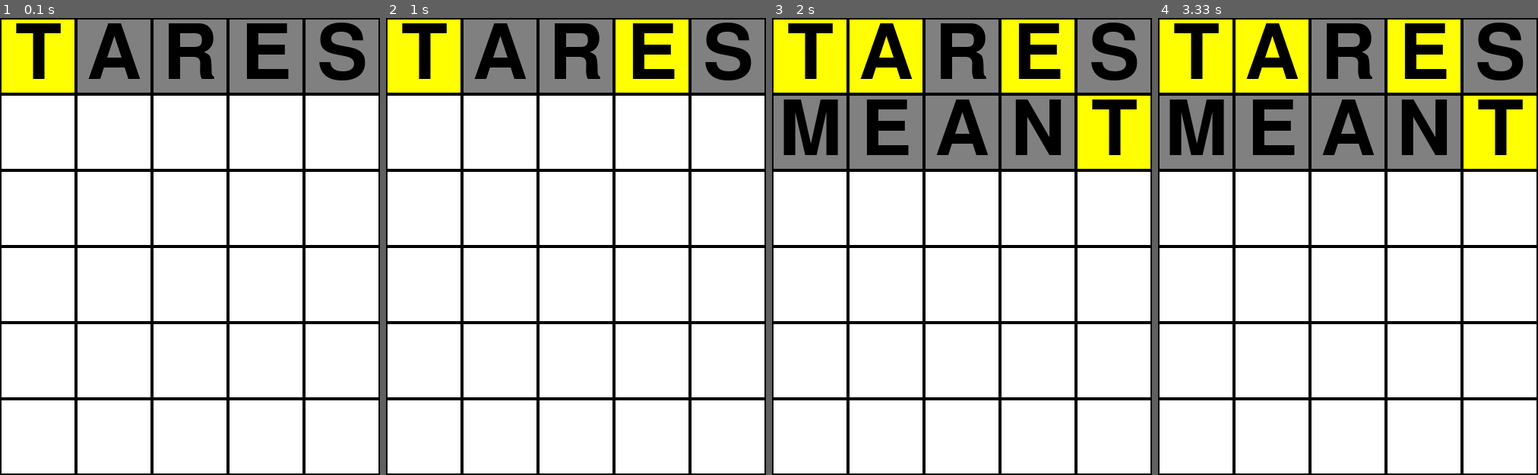
Above: before the commit, frames 1-4 (left to right).
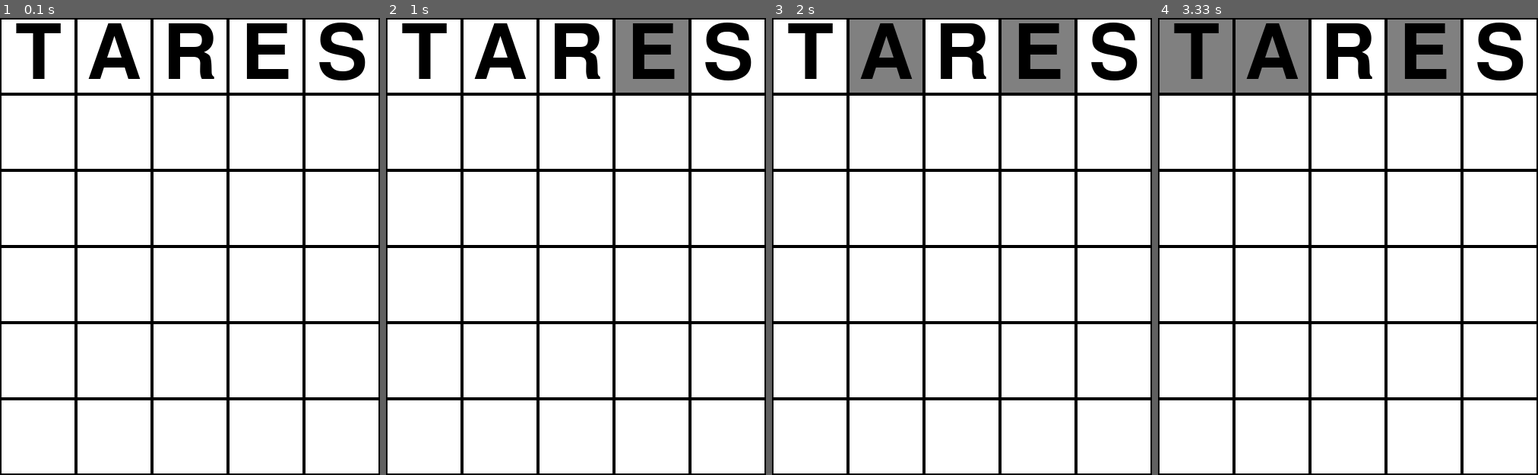
Above: after the commit, the same moments.

Repository: SamuelBanfield/wordleBot
Game: pygame game, started from run.py
Same seed, same stepped clock (60 frames per second), same inputs: the game is played once before the commit and once after it.
Inputs (mouse positions are in pixels of both pictures, inside the frame that each line leads up to):
- Up to frame 1 (0.1 s): no input
- Up to frame 2 (1 s): press the mouse at (576, 273) at 0.37 s; move the mouse to (530, 264) at 0.47 s; release the mouse at (484, 251) at 0.6 s; click (633, 86) at 0.73 s
- Up to frame 3 (2 s): click (863, 77) at 1.07 s; tap Enter at 1.83 s
- Up to frame 4 (3.33 s): click (1234, 91) at 2.9 s

The runs differ from the first frame. In frame 1, 12% of the frame differs, in the area x 0-100%, y 0-17%; in frame 2, 12%; in frame 3, 27%, in the area x 0-100%, y 0-33%; in frame 4, 27%.

Commit message:
Pull out UI subclass to separate file

Diff:
--- a/bot/game.py
+++ b/bot/game.py
@@ -28,15 +28,14 @@
 
 
 class GameObject:
-	def __init__(self, answer, mode = 0):
-		self.mode = mode
+	def __init__(self, answer):
 		self.answer = answer
 		self.guesses = ['' for _ in range(6)] #matrix for showing the current guesses, updates livetime with key presses
-		self.colourings = [[-1, -1, -1, -1, -1] for x in range(6)] #colourings update row by row as guesses are made
+		self.colourings = [[-1, -1, -1, -1, -1] for _ in range(6)] #colourings update row by row as guesses are made
 		self.current_guess = 0
 
 	def guess(self, guess):
 		self.guesses[self.current_guess] = guess
-		if self.mode == 0:
+		if self.answer:
 			self.colourings[self.current_guess] = compare_words(guess, self.answer)
 		self.current_guess += 1
--- /dev/null
+++ b/bot/pygame_ui.py
@@ -0,0 +1,82 @@
+import random, pygame, sys
+from pygame.locals import *
+
+from .game import GameObject, generate_word_list
+
+WHITE = (255, 255, 255)
+GREY = (128, 128, 128)
+BLACK = (0, 0, 0)
+YELLOW = (255, 255, 0)
+GREEN = (0, 255, 0)
+
+COLOUR_DICT = {
+    -1: WHITE,
+    0: GREY,
+    1: YELLOW,
+    2: GREEN,
+}
+
+WORDLIST_FILE = "wordlists/5letterwords.txt" # Choose text file to generate word from
+
+class PygameWordleUI:
+
+    def __init__(self, word=None, fps = 20, square_size = 100):
+        pygame.init()
+        self.game = GameObject(word)
+        self.square_size = square_size
+        self.font = pygame.font.Font(pygame.font.get_default_font(), square_size)
+        self.dimensions = (5 * self.square_size, 6 * self.square_size)
+        self.screen = pygame.display.set_mode(self.dimensions)
+        self.screen.fill(WHITE)
+        self.clock = pygame.time.Clock()
+        self.fps = fps
+        self.typed_word = None if word is None else ''
+
+    def run(self):
+        while True:
+            self.handle_events()
+            self.draw_screen()
+            self.clock.tick(self.fps)
+
+    def handle_events(self):
+        for event in pygame.event.get():
+            if event.type == QUIT:
+                pygame.quit()
+                sys.exit()
+            self.handle_event(event)
+
+    def handle_event(self, event):
+        return
+
+    def draw_screen(self):
+        self.screen.fill(WHITE)
+        self.draw_guesses()
+        self.draw_grid()
+        pygame.display.flip()
+
+    def draw_guesses(self):
+        guesses_including_typed = [word for word in self.game.guesses if word] + ([self.typed_word] if self.typed_word is not None else [])
+        for guess_position, guess in enumerate(guesses_including_typed):
+            for letter_index, letter in enumerate(guess):
+                letter_image = self.font.render(letter.upper(), True, BLACK)
+                letter_rect = letter_image.get_rect()
+                letter_rect.center = (
+                    self.square_size // 2 + letter_index * self.square_size,
+                    self.square_size // 2 + guess_position * self.square_size
+                )
+                pygame.draw.rect(
+                    self.screen,
+                    COLOUR_DICT[self.game.colourings[guess_position][letter_index] if guess_position < len(self.game.colourings) else -1],
+                    pygame.Rect(letter_index * self.square_size, guess_position * self.square_size, self.square_size, self.square_size)
+                )
+                self.screen.blit(letter_image, letter_rect)
+
+    def draw_grid(self):
+        for x in range(6):
+            for y in range(5):
+                pygame.draw.rect(
+                    self.screen,
+                    BLACK,
+                    pygame.Rect(y * self.square_size, x * self.square_size, self.square_size, self.square_size),
+                    2
+                )
--- a/bot/wordle.py
+++ b/bot/wordle.py
@@ -1,50 +1,18 @@
-import random, pygame, sys
+import random
+from typing import override
 from pygame.locals import *
 
-from .game import GameObject, generate_word_list
-
-WHITE = (255, 255, 255)
-GREY = (128, 128, 128)
-BLACK = (0, 0, 0)
-YELLOW = (255, 255, 0)
-GREEN = (0, 255, 0)
-
-COLOUR_DICT = {
-	-1: WHITE,
-	0: GREY,
-	1: YELLOW,
-	2: GREEN,
-}
+from bot.pygame_ui import PygameWordleUI
+from bot.game import GameObject, generate_word_list
 
 WORDLIST_FILE = "wordlists/5letterwords.txt" # Choose text file to generate word from
 
-class PygameWordleUI:
+class WordleGameUI(PygameWordleUI):
 
-	def __init__(self, word, fps = 20, square_size = 100):
-		pygame.init()
-		self.game = GameObject(word)
-		self.square_size = square_size
-		self.font = pygame.font.Font(pygame.font.get_default_font(), square_size)
-		self.dimensions = (5 * self.square_size, 6 * self.square_size)
-		self.screen = pygame.display.set_mode(self.dimensions)
-		self.screen.fill(WHITE)
-		self.clock = pygame.time.Clock()
-		self.fps = fps
-		self.typed_word = ''
+	def __init__(self, word):
+		super().__init__(word)
 
-	def run(self):
-		while True:
-			self.handle_events()
-			self.draw_screen()
-			self.clock.tick(self.fps)
-
-	def handle_events(self):
-		for event in pygame.event.get():
-			if event.type == QUIT:
-				pygame.quit()
-				sys.exit()
-			self.handle_event(event)
-
+	@override
 	def handle_event(self, event):
 		if event.type == KEYUP:
 			self.handle_key_up(event.key)
@@ -65,39 +33,8 @@
 			word_to_guess = random.choice(generate_word_list(WORDLIST_FILE))
 			self.game = GameObject(word_to_guess)
 
-	def draw_screen(self):
-		self.screen.fill(WHITE)
-		self.draw_guesses()
-		self.draw_grid()
-		pygame.display.flip()
-
-	def draw_guesses(self):
-		for guess_position, guess in enumerate([word for word in self.game.guesses if word] + [self.typed_word]):
-			for letter_index, letter in enumerate(guess):
-				letter_image = self.font.render(letter.upper(), True, BLACK)
-				letter_rect = letter_image.get_rect()
-				letter_rect.center = (
-					self.square_size // 2 + letter_index * self.square_size,
-					self.square_size // 2 + guess_position * self.square_size
-				)
-				pygame.draw.rect(
-					self.screen,
-					COLOUR_DICT[self.game.colourings[guess_position][letter_index] if guess_position < len(self.game.colourings) else -1],
-					pygame.Rect(letter_index * self.square_size, guess_position * self.square_size, self.square_size, self.square_size)
-				)
-				self.screen.blit(letter_image, letter_rect)
-
-	def draw_grid(self):
-		for x in range(6):
-			for y in range(5):
-				pygame.draw.rect(
-					self.screen,
-					BLACK,
-					pygame.Rect(y * self.square_size, x * self.square_size, self.square_size, self.square_size),
-					2
-				)
 
 def main():
 	words = generate_word_list(WORDLIST_FILE)
-	ui = PygameWordleUI(random.choice(words))
+	ui = WordleGameUI(random.choice(words))
 	ui.run()
--- a/bot/wordle_solver.py
+++ b/bot/wordle_solver.py
@@ -14,7 +14,7 @@
 
 def f(x):
 	# These constants are determined by making alog(x)+b pass through (0,1), (us,mu), (5.4, 2.7)
-	# mu = 3.35
+	mu = 3.35
 	us = 10.84
 	x0 = -4.5
 	return 1 + (mu - 1) * math.log(1 - (x / x0), 10) / math.log(1 - (us / x0), 10)
--- a/bot/wordle_solver_ui.py
+++ b/bot/wordle_solver_ui.py
@@ -1,7 +1,8 @@
 '''
 Words that arent words: lieth, dieth, grook, shmoo, chiff, goeth
 '''
-import math, pygame, sys
+import math, pygame, random
+from typing import override
 from pygame.locals import *
 
 from bot.game import GameObject, compare_words, generate_word_list
@@ -12,46 +13,50 @@
 class PygameWordleSolverUI(PygameWordleUI):
 
     def __init__(self, word_list, test_list, c_dict, intial_guess):
-        super().__init__('cloth')
+        super().__init__()
         self.game.guess(intial_guess)
         self.word_list = word_list
         self.test_list = test_list
         self.c_dict = c_dict
 
+    @override
     def handle_event(self, event):
         if event.type == KEYUP and event.key == K_RETURN:
-            colouring_complete = True
-            for colouring in self.game.colourings[self.game.current_guess - 1]:
-                if colouring == -1:
-                    colouring_complete = False
-            if colouring_complete:
-                self.test_list = [
-                    word for word in self.test_list
-                    if self.game.colourings[self.game.current_guess - 1] == compare_words(self.game.guesses[self.game.current_guess-1], word)
-                ]
-                if self.game.current_guess == 1:
-                    next_guess = self.c_dict[tuple(self.game.colourings[self.game.current_guess-1])]
+            if not any([colour == -1 for colour in self.game.colourings[self.game.current_guess - 1]]):
+                self.handle_guess()
+        if event.type == MOUSEBUTTONUP:
+            self.handle_cycle_colouring()
+
+    def handle_guess(self):
+        self.test_list = [
+            word for word in self.test_list
+            if self.game.colourings[self.game.current_guess - 1] == compare_words(self.game.guesses[self.game.current_guess-1], word)
+        ]
+        if self.game.current_guess == 1:
+            next_guess = self.c_dict[tuple(self.game.colourings[self.game.current_guess-1])]
+        else:
+            scores = get_all_entropies(self.test_list, self.word_list)
+            n = len(self.test_list)
+            if n == 0:
+                raise ValueError('No word from the answers list satisfies these clues')
+            score = self.game.current_guess - 1
+            p = 1 / n
+            for pair in scores:
+                if pair[0] in self.test_list:
+                    pair[1] = (score + 1) * p + (1 - p)*(score + 1 + f(math.log(n, 2) - pair[1]))
                 else:
-                    scores = get_all_entropies(self.test_list, self.word_list)
-                    n = len(self.test_list)
-                    if n == 0:
-                        'No possibilities'
-                    p = 1 / n
-                    score = self.game.currentGuess-1
-                    for pair in scores:
-                        if pair[0] in self.test_list:
-                            pair[1] = (score + 1)*(p) + (1 - p)*(score + 1 + f(math.log(n, 2) - pair[1]))
-                        else:
-                            pair[1] = score + 1 + f(math.log(n, 2) - pair[1])
-                    scores.sort(reverse = True, key = lambda pair: pair[1])
-                    next_guess = scores[-1][0]
+                    pair[1] = score + 1 + f(math.log(n, 2) - pair[1])
+            scores.sort(reverse = True, key = lambda pair: pair[1])
+            next_guess = scores[-1][0]
 
-                self.game.guess(next_guess)
-        if event.type == MOUSEBUTTONUP:
-            mouse = pygame.mouse.get_pos()
-            mouse_tile = [mouse[0] // self.square_size, mouse[1] // self.square_size]
-            if mouse_tile[1] == self.game.current_guess - 1:
-                self.game.colourings[mouse_tile[1]][mouse_tile[0]] = (self.game.colourings[mouse_tile[1]][mouse_tile[0]] + 1) % 3
+        self.game.guess(next_guess)
+
+    def handle_cycle_colouring(self):
+        mouse = pygame.mouse.get_pos()
+        mouse_tile = [mouse[0] // self.square_size, mouse[1] // self.square_size]
+        if mouse_tile[1] == self.game.current_guess - 1:
+            self.game.colourings[mouse_tile[1]][mouse_tile[0]] = (self.game.colourings[mouse_tile[1]][mouse_tile[0]] + 1) % 3
+
 
 
 def run_wordle_bot_with_unknown_answer(word_list, test_list, c_dict, initial_guess):
